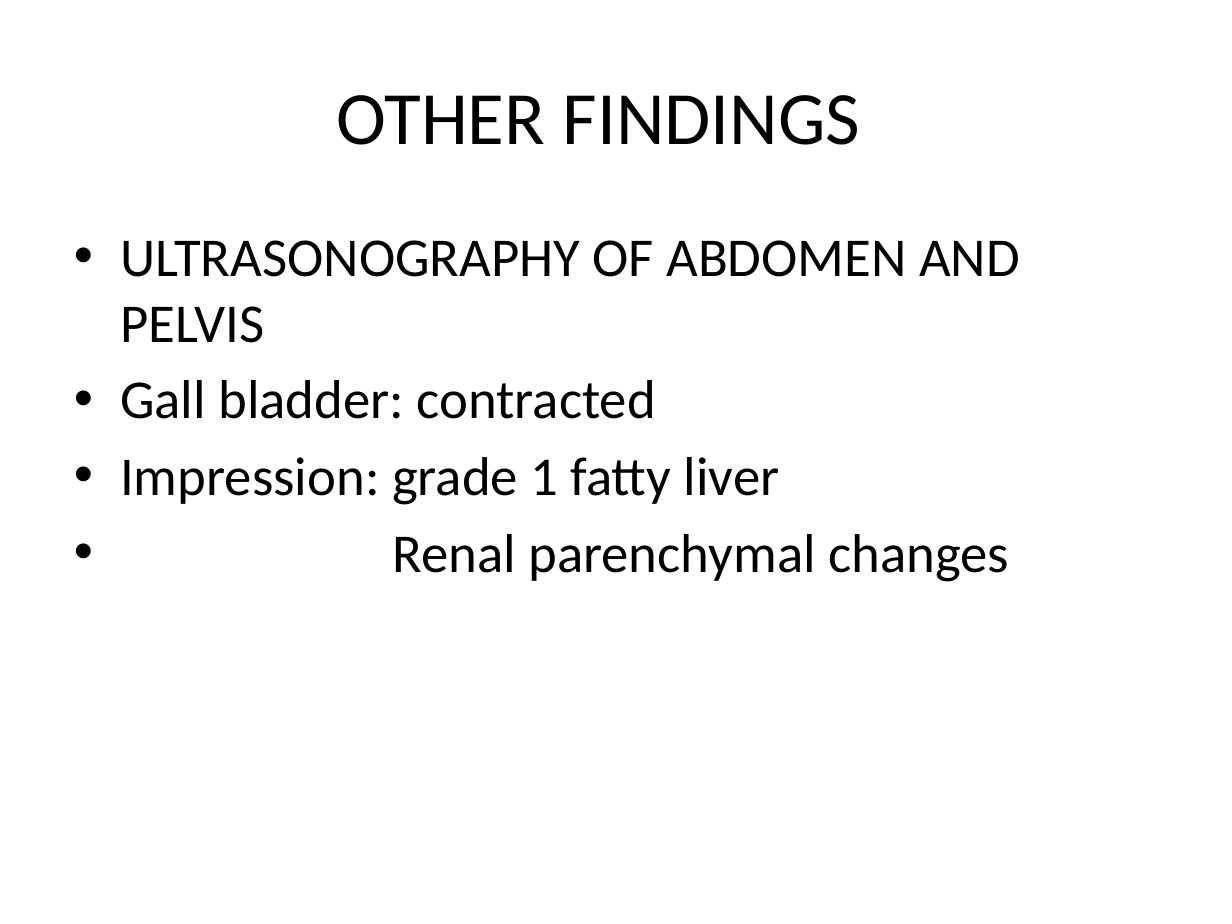
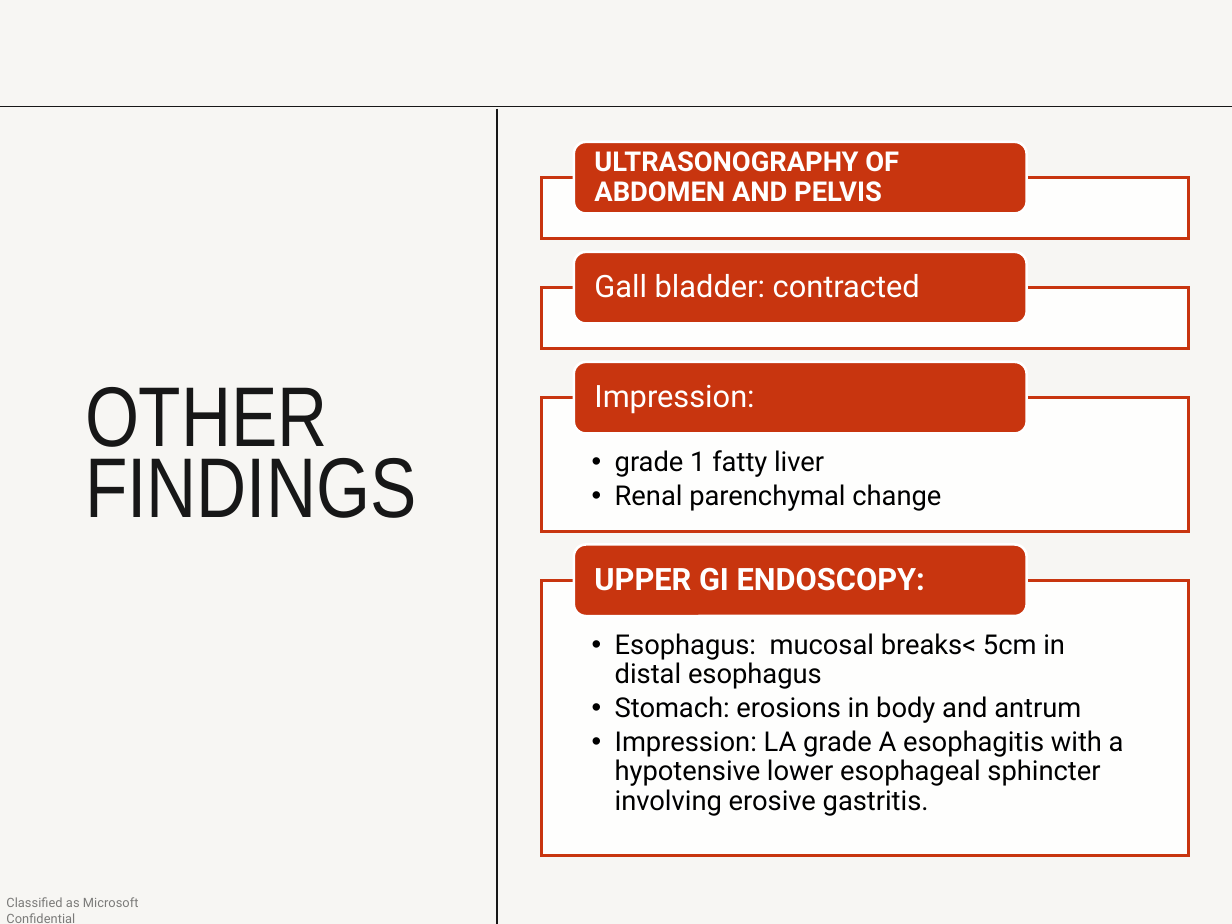
Before and after one commit to VarunSaiSanne/personal, a slide deck: slide 17 of demo.pptx. Drawn at 1232x924 pixels with LibreOffice and Linux fonts; fonts in the diff are those of the drawing. Boxes give left, top, right and bottom in pixels: in the first picture for what was removed or moved away, otherwise in the second. Text is boxed around its words. In the diff, an @@ line names an element or a change of style, - is before the commit and + after.

```diff
--- a/demo.pptx
+++ b/demo.pptx
@@ background #FFFFFF to #F7F6F3 @@
@@ line added from (0, 106) to (1232, 106), #171717 0.75 pt @@
@@ line added from (496, 108) to (496, 924), #171717 0.75 pt @@
@@ text removed at [120,240,1020,582] @@
-• ULTRASONOGRAPHY OF ABDOMEN AND PELVIS
-• Gall bladder: contracted
-• Impression: grade 1 fatty liver
-• Renal parenchymal changes
@@ title "OTHER FINDINGS": place and size @@
-title "OTHER FINDINGS" at [337,95,861,145]
+title "OTHER FINDINGS" at [85,387,416,518]
@@ title "OTHER FINDINGS" at [85,387,416,518]: size 44 to 49.5 pt, font Calibri to Arial Narrow, text colour #000000 to #171717; alignment centre to left; line spacing 1 to 0.7; vertical alignment middle to top @@
@@ group added at [541,142,1188,855]: 6 texts, 4 rectangles, 4 rounded rectangles @@
+ULTRASONOGRAPHY OF ABDOMEN AND PELVIS
+Gall bladder: contracted
+  • grade 1 fatty liver
+  • Renal parenchymal change
+Impression:
+  • Esophagus: mucosal breaks< 5cm in distal esophagus
+  • Stomach: erosions in body and antrum
+  • Impression: LA grade A esophagitis with a hypotensive lower esophageal sphincter involving erosive gastritis.
+UPPER GI ENDOSCOPY:
@@ text added at [6,897,139,923], 7.5 pt, text #000000 at 50% opacity @@
+Classified as Microsoft Confidential
```
Also in this commit, not shown: 16 other slides changed, 15 slides added.
